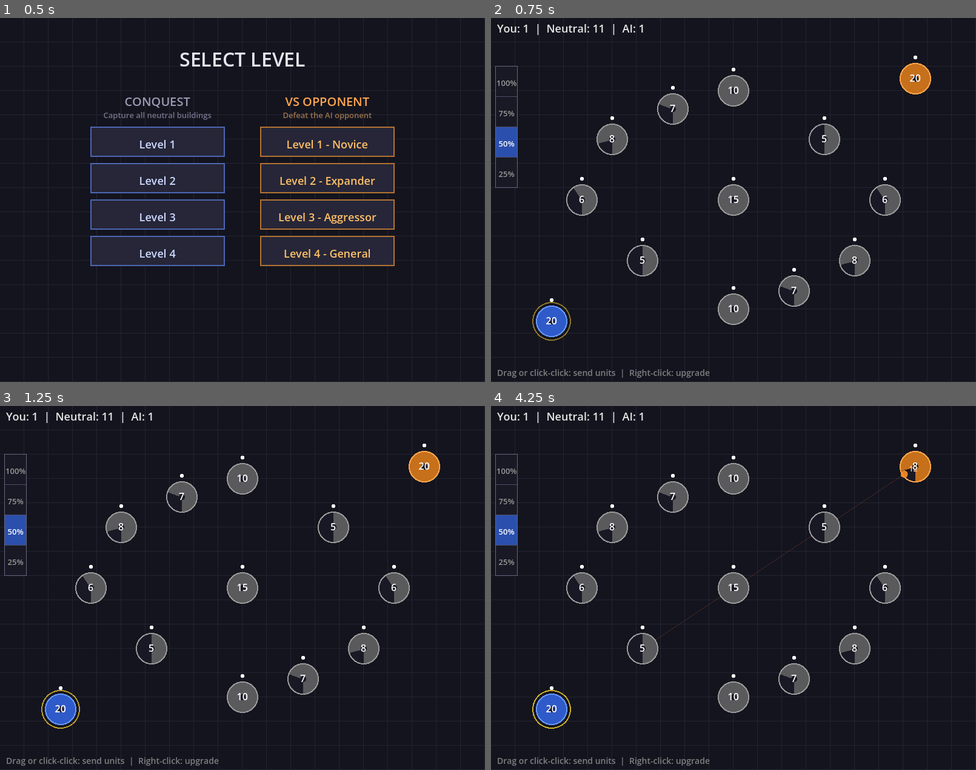
Above: before the commit, frames 1-4 (two rows, left to right).
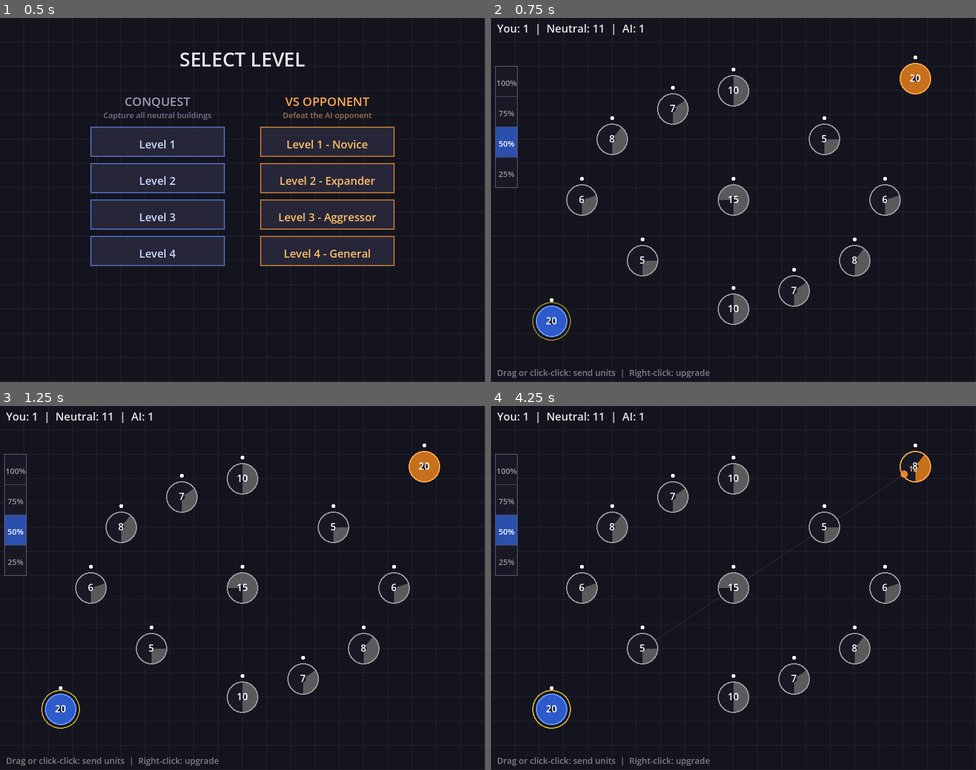
Above: after the commit, the same moments.

Repository: jamesrp/rts_game
Game: Godot game, scene res://main.tscn
Same seed, same stepped clock (60 frames per second), same inputs: the game is played once before the commit and once after it.
Inputs (mouse positions are in pixels of both pictures, inside the frame that each line leads up to):
- Up to frame 1 (0.5 s): no input
- Up to frame 2 (0.75 s): tap Enter at 0.5 s; move the mouse to (840, 181) at 0.52 s; click (840, 181) at 0.67 s
- Up to frame 3 (1.25 s): no input
- Up to frame 4 (4.25 s): tap Space at 1.25, 2.75 s; drag from (636, 606) to (709, 660) at 1.27 s; tap Enter at 2, 3.5 s; move the mouse to (782, 507) at 2.02 s; click (782, 507) at 2.17 s; drag from (709, 660) to (588, 533) at 2.77 s; move the mouse to (879, 642) at 3.52 s; click (879, 642) at 3.67 s

Frame 1 is identical in both runs. In frame 2, 1.4% of the frame differs, in the area x 17-85%, y 16-84%; in frame 3, 1.4%; in frame 4, 1.5%, in the area x 17-90%, y 12-84%.

Commit message:
Rebalance building upgrades: 4 levels, larger capacity, variable costs
- Add level 4 (max level raised from 3 to 4)
- Increase unit capacity to 20 per level (was 10)
- Variable upgrade costs: 5 (L1→2), 10 (L2→3), 20 (L3→4)
- Extract _get_upgrade_cost() helper used by player and AI

Co-Authored-By: Claude Opus 4.6 <noreply@anthropic.com>

Diff:
--- a/game/main.gd
+++ b/game/main.gd
@@ -331,7 +331,7 @@
 			"owner": owner,
 			"units": units[i],
 			"level": bld_level,
-			"max_capacity": 10 * bld_level,
+			"max_capacity": 20 * bld_level,
 			"gen_timer": 0.0,
 		})
 
@@ -376,7 +376,7 @@
 		if b["owner"] == "neutral":
 			continue
 		var level: int = b["level"]
-		var max_cap: int = 10 * level
+		var max_cap: int = 20 * level
 		b["max_capacity"] = max_cap
 		if b["units"] >= max_cap:
 			continue
@@ -559,7 +559,7 @@
 	# Phase 2: Upgrade — get buildings to level 3 before pushing
 	var upgradable: int = 0
 	for b in ai_buildings:
-		if b["level"] < 3:
+		if b["level"] < 4:
 			upgradable += 1
 	if upgradable > 0 and randf() < 0.5:
 		if _ai_do_upgrade(ai_buildings):
@@ -577,16 +577,26 @@
 	for source in sorted_sources:
 		_ai_do_send(source, target)
 
+# === Upgrade Helpers ===
+
+func _get_upgrade_cost(level: int) -> int:
+	match level:
+		1: return 5
+		2: return 10
+		3: return 20
+		_: return 999
+
 # === AI Helpers ===
 
 func _ai_do_upgrade(ai_buildings: Array) -> bool:
 	# Upgrade the building with the most units first (better investment)
 	var sorted: Array = _ai_sort_by_units(ai_buildings)
 	for b in sorted:
-		if b["level"] < 3 and b["units"] >= 10:
-			b["units"] -= 10
+		var cost: int = _get_upgrade_cost(b["level"])
+		if b["level"] < 4 and b["units"] >= cost:
+			b["units"] -= cost
 			b["level"] += 1
-			b["max_capacity"] = 10 * b["level"]
+			b["max_capacity"] = 20 * b["level"]
 			return true
 	return false
 
@@ -804,10 +814,11 @@
 	var clicked_id: int = _get_building_at(pos)
 	if clicked_id != -1 and buildings[clicked_id]["owner"] == "player":
 		var b: Dictionary = buildings[clicked_id]
-		if b["level"] < 3 and b["units"] >= 10:
-			b["units"] -= 10
+		var cost: int = _get_upgrade_cost(b["level"])
+		if b["level"] < 4 and b["units"] >= cost:
+			b["units"] -= cost
 			b["level"] += 1
-			b["max_capacity"] = 10 * b["level"]
+			b["max_capacity"] = 20 * b["level"]
 			sfx_upgrade.play()
 			selected_building_id = -1
 			return
@@ -974,7 +985,7 @@
 		draw_arc(pos, radius, 0, TAU, 48, outline_color, 2.0)
 
 		# Upgrade ready indicator — pulsing gold ring (player only)
-		if b["owner"] == "player" and b["level"] < 3 and b["units"] >= 10:
+		if b["owner"] == "player" and b["level"] < 4 and b["units"] >= _get_upgrade_cost(b["level"]):
 			var pulse_alpha: float = 0.4 + 0.4 * sin(game_time * 4.0)
 			draw_arc(pos, radius + 6, 0, TAU, 48, Color(1.0, 0.85, 0.2, pulse_alpha), 2.0)
 
